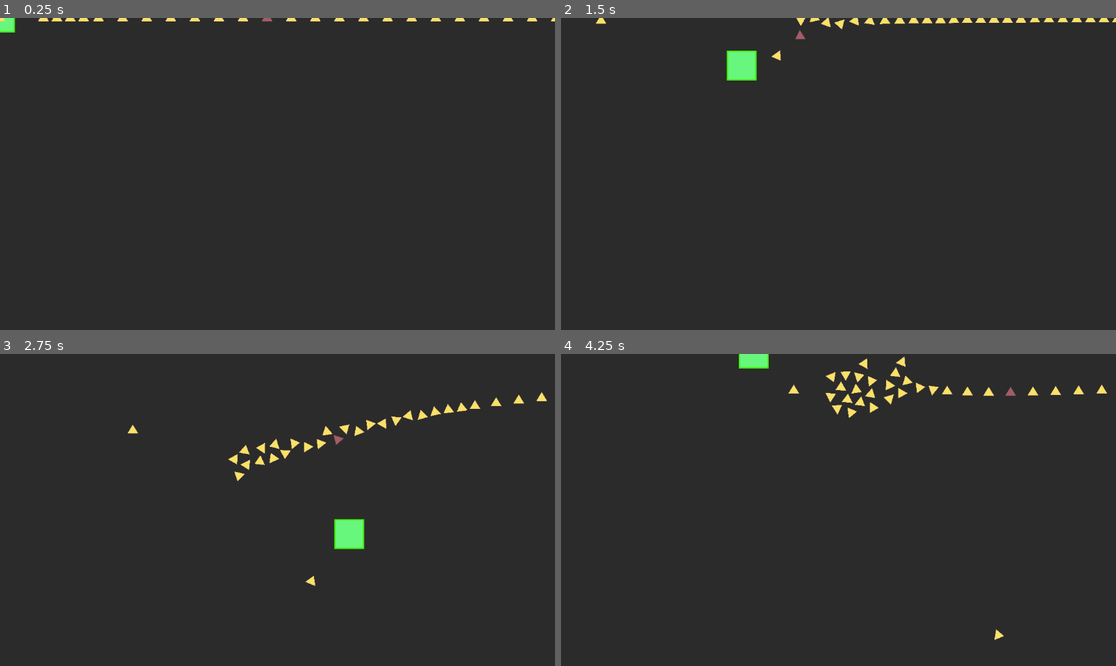
Above: before the commit, frames 1-4 (two rows, left to right).
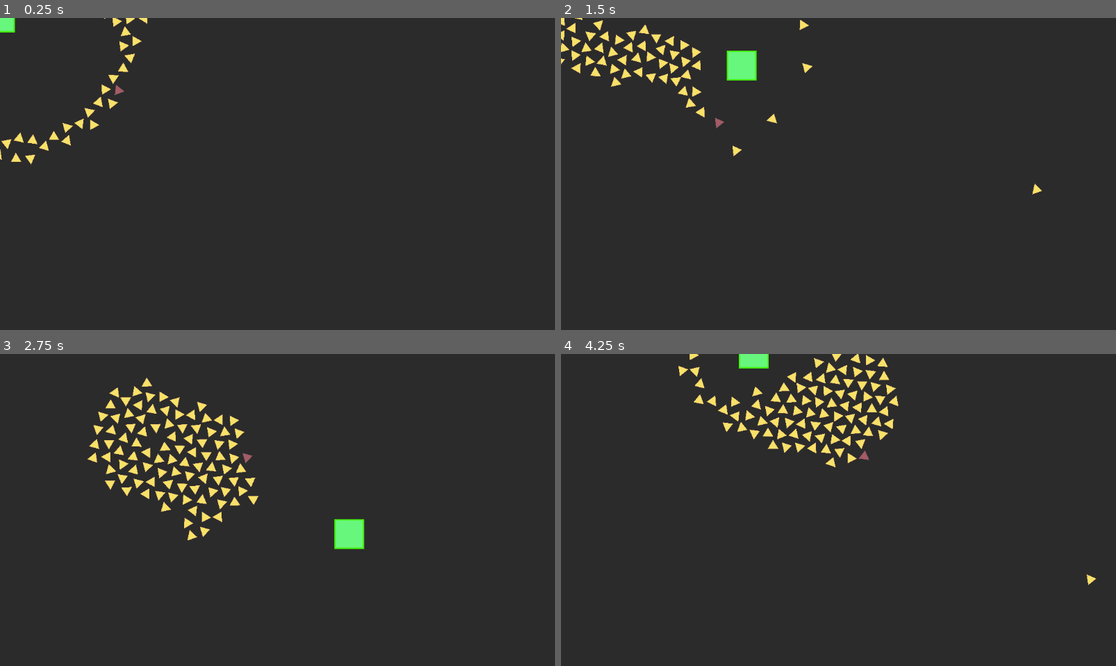
Above: after the commit, the same moments.

Repository: aapolipponen/daydream-game-jam
Game: Godot game, scene res://Player/player.tscn
The game is run twice, just before and just after one commit, with the same random seed, the same clock (stepped at 60 frames per second) and the same inputs.
Inputs (mouse positions are in pixels of both pictures, inside the frame that each line leads up to):
- Up to frame 1 (0.25 s): no input
- Up to frame 2 (1.5 s): move the mouse to (960, 158) at 0.52 s; hold D (right) 0.53-1.28 s; click (960, 158) at 0.67 s; move the mouse to (727, 189) at 1.27 s; hold S (down) from 1.28 s (still down); click (727, 189) at 1.42 s
- Up to frame 3 (2.75 s): move the mouse to (333, 441) at 2.02 s; release S (down) at 2.03 s; hold D (right) from 2.03 s (still down); click (333, 441) at 2.17 s
- Up to frame 4 (4.25 s): move the mouse to (810, 572) at 2.77 s; release D (right) at 2.78 s; hold W (up) 2.78-3.53 s; click (810, 572) at 2.92 s; move the mouse to (1005, 556) at 3.52 s; hold A (left) from 3.53 s (still down); click (1005, 556) at 3.67 s

The runs differ from the first frame. In frame 1, 1.2% of the frame differs, in the area x 0-100%, y 0-47%; in frame 2, 2.3%; in frame 3, 4.0%, in the area x 15-99%, y 7-75%; in frame 4, 3.7%.
Error before the commit: Cannot call method 'get_child' on a null value. (res://Player/player.gd:33)

Commit message:
Final changes

Diff:
--- a/Player/player.gd
+++ b/Player/player.gd
@@ -1,11 +1,12 @@
 extends CharacterBody2D
 class_name Player
 
-@onready var enemy_spawner_manager: Node = $"../enemySpawnerManager"
-@onready var triangle_manager: Node = $TriangleManager
+@onready var enemy_spawner_manager: Node = get_node_or_null("../enemySpawnerManager")
+@onready var triangle_manager: Node = get_node_or_null("TriangleManager")
 const GAME_OVER_SCENE = preload("uid://cuvqcrafju4nu")
-@onready var damage_flash_timer: Timer = $damageFlashTimer
-@onready var take_damage_sfx: AudioStreamPlayer2D = $takeDamageSFX
+@onready var damage_flash_timer: Timer = get_node_or_null("damageFlashTimer")
+@onready var take_damage_sfx: AudioStreamPlayer2D = get_node_or_null("takeDamageSFX")
+@onready var game_ui: Node = get_tree().get_first_node_in_group("gameui")
 
 @export var speed = 500
 @export var mass := 0.03
@@ -22,6 +23,7 @@
 
 var scoreLabel
 var points
+var _parent_canvas: CanvasItem = null
 
 func get_input():
 	var input_direction = Input.get_vector("left", "right", "up", "down")
@@ -30,8 +32,21 @@
 	target = get_global_mouse_position()
 
 func _ready() -> void:
-	scoreLabel = get_tree().get_first_node_in_group("gameui").get_child(0)
-	defaultModulate = get_parent().modulate
+	# Optional UI setup (stand-alone scene may not have it)
+	if game_ui:
+		scoreLabel = game_ui.get_child(0) if game_ui.get_child_count() > 0 else null
+		if scoreLabel == null:
+			push_warning("'gameui' node has no first child for score label")
+	else:
+		push_warning("No node in group 'gameui' found – running with minimal UI")
+
+	# Cache parent canvas for damage flash, only if it supports modulate
+	var p = get_parent()
+	if p is CanvasItem:
+		_parent_canvas = p
+		defaultModulate = _parent_canvas.modulate
+	else:
+		defaultModulate = Color(1,1,1)
 
 func _process(delta: float) -> void:
 	# Handle damage cooldown timer
@@ -40,21 +55,26 @@
 		if _damage_timer < 0.0:
 			_damage_timer = 0.0
 
-	points = int(scoreLabel.text)
+	if scoreLabel:
+		points = int(scoreLabel.text)
 	for i in range(get_slide_collision_count()):
 		var collision = get_slide_collision(i)
 		var collider = collision.get_collider()
 		if collider and collider.is_in_group("explodingEnemy"):
 			if _damage_timer == 0.0:
-				var newTriangleCount = triangle_manager.triangle_count - 15
-				triangle_manager.set_triangle_count(newTriangleCount)
-				get_parent().modulate = damageModulate
-				ui = get_tree().get_first_node_in_group("gameui")
-				ui.get_child(1).visible = true
+				if triangle_manager:
+					var newTriangleCount = triangle_manager.triangle_count - 15
+					triangle_manager.set_triangle_count(newTriangleCount)
+					if _parent_canvas:
+						_parent_canvas.modulate = damageModulate
+				if game_ui:
+					game_ui.get_child(1).visible = true
+			if take_damage_sfx:
 				take_damage_sfx.play()
+			if damage_flash_timer:
 				damage_flash_timer.start()
 				_damage_timer = damage_cooldown
-				if triangle_manager.has_method("trigger_damage_effect"):
+				if triangle_manager and triangle_manager.has_method("trigger_damage_effect"):
 					triangle_manager.trigger_damage_effect()
 
 func _physics_process(_delta):
@@ -74,5 +94,7 @@
 
 
 func _on_damage_flash_timer_timeout() -> void:
-	get_parent().modulate = defaultModulate
-	ui.get_child(1).visible = false
+	if _parent_canvas:
+		_parent_canvas.modulate = defaultModulate
+	if game_ui and game_ui.get_child_count() > 1:
+		game_ui.get_child(1).visible = false
--- a/Player/triangle_manager.gd
+++ b/Player/triangle_manager.gd
@@ -1,48 +1,44 @@
 extends Node
+class_name TriangleManager
 
 @export var triangle_count: int = 100
-@export var follow_distance: float = 100.0
-@export var follow_speed: float = 200.0
+@export var follow_distance: float = 150.0
+@export var follow_speed: float = 250.0
 @export var follow_smoothing: float = 10000.0
-@export var repulsion_distance: float = 100.0
+@export var repulsion_distance: float = 140.0
 @export var repulsion_strength: float = 50000.0
 @export var repulsion_power: float = 2.0  # 1 = linear, 2 = quadratic, etc.
 @export var shoot_force: float = 1000.0
 @export var shot_lifetime: float = 1.5
 const GAME_OVER_SCENE = preload("uid://cuvqcrafju4nu")
 
-var triangle_scene: PackedScene = preload("res://Triangle/triangle.tscn")
-var triangles: Array = []
-var player: Node2D = null
+const TRIANGLE_SCENE: PackedScene = preload("res://Triangle/triangle.tscn")
+var triangles: Array[RigidBody2D] = []
+@onready var player: Node2D = get_tree().get_first_node_in_group("player")
 var highlighted: RigidBody2D = null
-var camera: Camera2D = null
+@onready var camera: Camera2D = get_viewport().get_camera_2d()
 
-var damageFlash
+var damage_flash: CanvasItem = null
 
 # --- Damage visual feedback vars ---
 @export var shake_magnitude: float = 10.0
 @export var shake_duration: float = 0.3
-var _shake_timer: float = 0.0
 
 @export var flash_intensity: float = 0.4  # 0..1 alpha interpreted as red strength
 @export var flash_decay: float = 2.0      # how quickly flash fades per second
-var _flash_alpha: float = 0.0
+
+@export var spawn_radius: float = 300.0 # distance from player when spawning in ring
+@export var orbit_speed: float = 10.0
 
 func _ready() -> void:
-	# Ensure we have a CanvasModulate for flash effec
-
-	# Get player reference once
-	player = get_tree().get_first_node_in_group("player")
+	# Validate required nodes captured via @onready
 	if player == null:
 		push_error("No player found in 'player' group!")
 		return
 
-	# Get camera reference
-	camera = get_viewport().get_camera_2d()
-
 	spawn_triangles(triangle_count)
 
-	damageFlash = get_tree().get_first_node_in_group("damageFlash")
+	damage_flash = get_tree().get_first_node_in_group("damageFlash")
 
 func set_triangle_count(new_count: int) -> void:
 	if new_count == triangle_count:
@@ -51,22 +47,28 @@
 	update_triangles()
 
 func spawn_triangles(count: int) -> void:
+	# Clear old ones
 	for t in triangles:
 		if is_instance_valid(t):
 			t.queue_free()
 	triangles.clear()
+
+	# Place new triangles evenly on a circle around the player to avoid pile-ups
+	var center: Vector2 = player.global_position if player else Vector2.ZERO
 	for i in range(count):
-		var triangle = triangle_scene.instantiate()
+		var triangle: RigidBody2D = TRIANGLE_SCENE.instantiate()
 		add_child(triangle)
-		triangle.position = Vector2(50 * i, 0)
-
+		var angle: float = TAU * i / max(1, count)
+		triangle.global_position = center + Vector2.RIGHT.rotated(angle) * spawn_radius
 		triangles.append(triangle)
+		# Face toward player for visual consistency (if triangle has rotation)
+		triangle.rotation = (player.global_position - triangle.global_position).angle() if player else 0.0
 
 func update_triangles() -> void:
 	var current = triangles.size()
 	if triangle_count > current:
 		for i in range(triangle_count - current):
-			var triangle = triangle_scene.instantiate()
+			var triangle = TRIANGLE_SCENE.instantiate()
 			add_child(triangle)
 
 			triangles.append(triangle)
@@ -86,6 +88,11 @@
 		var distance: float = player.global_position.distance_to(triangle.global_position)
 		var direction: Vector2 = (player.global_position - triangle.global_position).normalized()
 
+		# Add orbit tangential component if enabled and within comfortable radius
+		if orbit_speed != 0 and distance < follow_distance:
+			var tangent := Vector2(-direction.y, direction.x) # rotate
+			direction = (direction + tangent * orbit_speed * delta).normalized()
+
 		# Determine desired velocity based on distance
 		var target_velocity: Vector2 = Vector2.ZERO
 
@@ -102,9 +109,10 @@
 		var vel: Vector2 = triangle.get_meta("vel") if triangle.has_meta("vel") else Vector2.ZERO
 		vel = vel.move_toward(target_velocity, follow_smoothing * delta)
 
-		# Persist and apply velocity
-		triangle.set_meta("vel", vel)
-		triangle.linear_velocity = vel
+		# Smoothly interpolate between current and target velocity
+		var current_vel := triangle.linear_velocity
+		var new_vel := current_vel.move_toward(target_velocity, follow_smoothing * delta)
+		triangle.linear_velocity = new_vel
 
 func _physics_process(delta: float) -> void:
 	if player == null or not is_instance_valid(player):
@@ -149,17 +157,23 @@
 	var mouse_world := _get_mouse_world_pos()
 	# Mark, shoot and clear highlight
 	highlighted.set_meta("shot", true)
+	# Disable physics collisions between the shot triangle and the rest of the swarm.
+	for t in triangles:
+		if t == highlighted or not is_instance_valid(t):
+			continue
+		highlighted.add_collision_exception_with(t)
+		t.add_collision_exception_with(highlighted)
 	if highlighted.has_method("set_highlight"):
 		highlighted.set_highlight(false)
 	var dir := (mouse_world - highlighted.global_position).normalized()
 	highlighted.call_deferred("shoot", dir, shoot_force, shot_lifetime)
 	highlighted = null
 
-func _process(delta: float) -> void:
-	var trianglesLeft := false
+func _process(_delta: float) -> void:
+	var triangles_left := false
 	for i in triangles:
 		if is_instance_valid(i):
-			trianglesLeft = true
+			triangles_left = true
 
-	if trianglesLeft == false:
+	if not triangles_left:
 		get_parent().endGame()
Not shown: 1 places in game/game.tscn that only renumber resources
Not shown, changed: .gitignore
Not shown, removed: game/game.tscn2846566883.tmp
